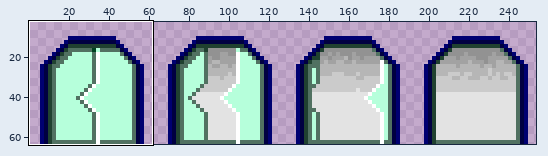
File history of a pixel-art file, assets/door.ase. The first picture is a wide view before the edit; the outline marks the close-up.
Close-up. First the earlier version:
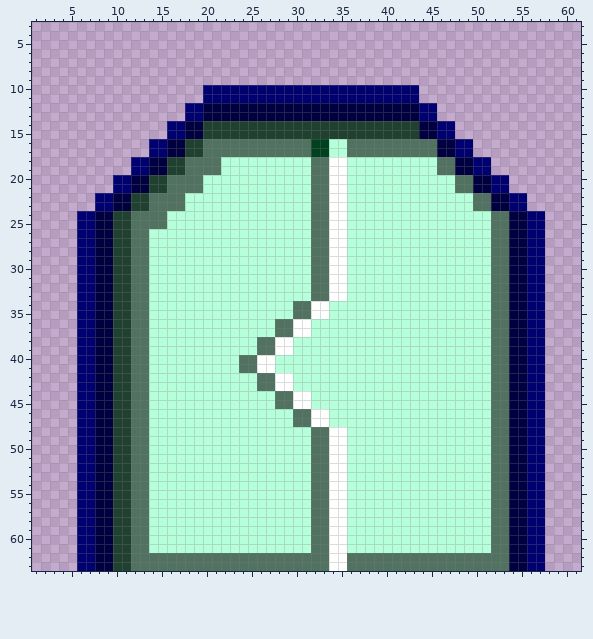
256x64 pixels, 1 frame. Shown: x 1..61, y 3..63. The old version is drawn lined up with the new one. The wide view leaves out empty margins. The commit also changed other parts of the picture, which this record leaves out.
After:
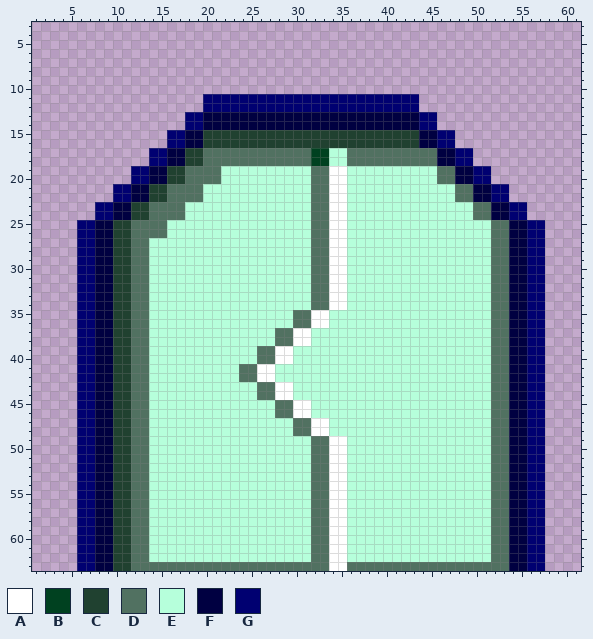
Palette (. is transparent): A #ffffff  B #004120  C #204130  D #517161  E #b6ffdb  F #000041  G #000071
Changes in this commit:
drawings rearranged on the sheet (the old picture shows each at its new place)
Colour D becomes colour A in row 42 at x 26 to 27; in row 44 at x 28 to 29; in row 46 at x 30 to 31; in row 48 at x 32 to 33.
Colour E becomes colour A in row 34 at x 34 to 35; in row 36 at x 32 to 33; in row 38 at x 30 to 31; in row 40 at x 28 to 29.
Colour D becomes colour B in row 18 at x 32 to 33.
Colour B becomes colour C in row 16 at x 32 to 33.
Colour D becomes colour C in row 16 at x 20 to 31 and 36 to 43; in row 18 at x 18 to 19; in row 20 at x 16 to 17; in row 22 at x 14 to 15; in row 24 at x 12 to 13.
Colour E becomes colour C in row 16 at x 34 to 35.
Colour A becomes colour D in row 34 at x 32 to 33; in row 36 at x 30 to 31; in row 38 at x 28 to 29; in row 40 at x 26 to 27.
Colour E becomes colour D in row 18 at x 22 to 31 and 36 to 45; in row 20 at x 20 to 21 and 46 to 47; in row 22 at x 18 to 19 and 48 to 49; in row 24 at x 16 to 17 and 50 to 51; in row 26 at x 14 to 15; in row 42 at x 24 to 25.
Colour E becomes colour D in row 44 at x 26 to 27; in row 46 at x 28 to 29; in row 48 at x 30 to 31.
Colour A becomes colour E in row 18 at x 34 to 35; in row 42 at x 28 to 29; in row 44 at x 30 to 31; in row 46 at x 32 to 33; in row 48 at x 34 to 35.
Colour D becomes colour E in row 34 at x 30 to 31; in row 36 at x 28 to 29; in row 38 at x 26 to 27; in row 40 at x 24 to 25; in row 62 at x 14 to 31 and 36 to 51.
Colour C becomes colour F in row 14 at x 20 to 43; in row 16 at x 18 to 19; in row 18 at x 16 to 17; in row 20 at x 14 to 15; in row 22 at x 12 to 13; in row 24 at x 10 to 11.
Colour D becomes colour F in row 16 at x 44 to 45; in row 18 at x 46 to 47; in row 20 at x 48 to 49; in row 22 at x 50 to 51; in row 24 at x 52 to 53.
Colour F becomes colour G in row 12 at x 20 to 43; in row 14 at x 18 to 19 and 44 to 45; in row 16 at x 16 to 17 and 46 to 47; in row 18 at x 14 to 15 and 48 to 49; in row 20 at x 12 to 13 and 50 to 51; in row 22 at x 10 to 11 and 52 to 53.
Colour F becomes colour G in row 24 at x 8 to 9 and 54 to 55.
The author cleared colour G in row 10 at x 20 to 43; in row 12 at x 18 to 19 and 44 to 45; in row 14 at x 16 to 17 and 46 to 47; in row 16 at x 14 to 15 and 48 to 49; in row 18 at x 12 to 13 and 50 to 51; in row 20 at x 10 to 11 and 52 to 53.
The author cleared colour G in row 22 at x 8 to 9 and 54 to 55; in row 24 at x 6 to 7 and 56 to 57.
Boxes around the changes in both close-ups, in picture pixels (x1, y1, x2, y2):
changed: (77, 85, 545, 238)
changed: (239, 301, 347, 436)
changed: (149, 553, 491, 562)
